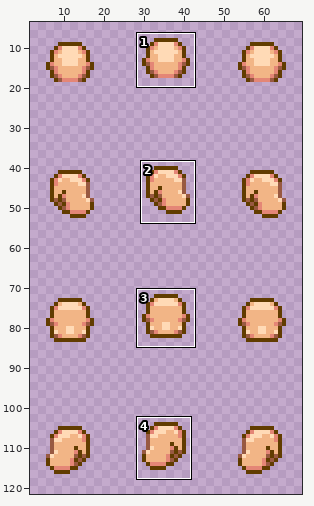
A sprite sheet gets an edit: spriteData/09/11.gif. Above: a wide view before the commit, with the close-up outlined.
Close-up. First the earlier version:
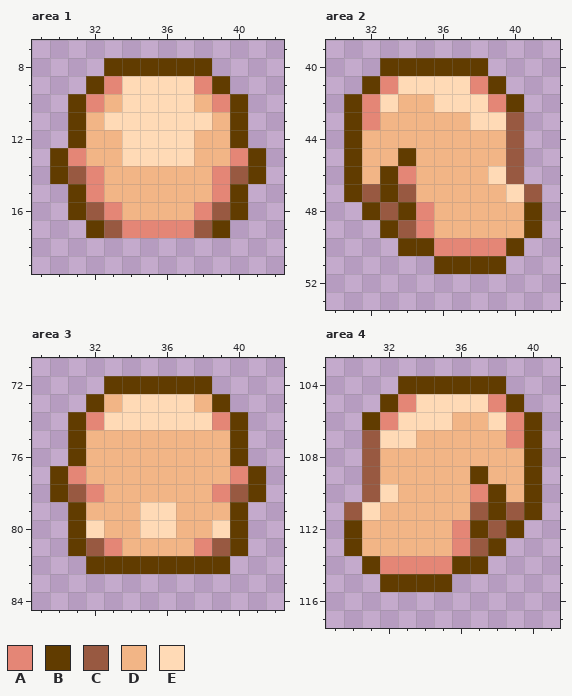
The file is 72x128 pixels. Colours within 5 levels of each other are drawn and written as one. Shown: area 1: x 29..42, y 7..19; area 2: x 30..42, y 39..53; area 3: x 29..42, y 71..84; area 4: x 29..41, y 103..117. The wide view leaves out empty margins. The commit also changed other parts of the picture, which this record leaves out.
Palette (. is transparent): A #e48676  B #613c00  C #985941  D #f2b586  E #ffdab6
Pixels before, area 1, first column x 30:
 8 ...BBBBBB...
 9 ..BAEEEEAB..
10 .BADEEEEDAB.
11 .BDEEEEEEDB.
12 .BDDEEEEDDB.
13 BADDEEEEDDAB
14 BCADDDDDDACB
15 .BADDDDDDAB.
16 .BCADDDDACB.
17 ..BCAAAACB..
Pixels before, area 2, first column x 31:
40 ..BBBBBB...
41 .BAEEEEAB..
42 BAEDDEEEAB.
43 BADDDDDEEC.
44 BDDDDDDDDC.
45 BDDBDDDDDC.
46 BDBADDDDEC.
47 BCBCDDDDDEC
48 .BCBADDDDDB
49 ..BCADDDDDB
50 ...BBAAAAB.
51 .....BBBB..
Pixels before, area 3, first column x 30:
72 ...BBBBBB...
73 ..BDEEEEDB..
74 .BAEEEEEEAB.
75 .BDDDDDDDDB.
76 .BDDDDDDDDB.
77 BADDDDDDDDAB
78 BCADDDDDDACB
79 .BDDDEEDDDB.
80 .BEDDEEDDEB.
81 .BCADDDDACB.
82 ..BBBBBBBB..
Pixels before, area 4, first column x 30:
104 ...BBBBBB..
105 ..BAEEEEAB.
106 .BAEEEDDEAB
107 .CEEDDDDDAB
108 .CDDDDDDDDB
109 .CDDDDDBDDB
110 .CEDDDDABDB
111 CEDDDDDCBCB
112 BDDDDDABCB.
113 BDDDDDACB..
114 .BAAAABB...
115 ..BBBB.....
New version:
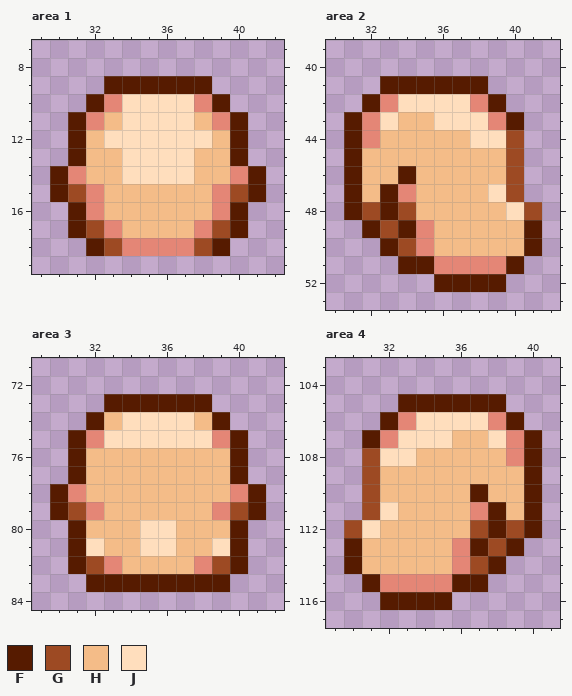
Colours new in this view: F #561b00  G #9d4a23  H #f4bc88  J #ffdebd
Changes in this commit:
Changed rows in their new state; - is an unchanged pixel.
Area 1:
first column x 30:
 8 ---......---
 9 --.FFFFFF.--
10 -.FAJJJJAF.-
11 -FAHJJJJHAF-
12 -FHJJJJJJHF-
13 .FHHJJJJHHF.
14 FAHHJJJJHHAF
15 FG-HHHHHH-GF
16 -FAHHHHHHAF-
17 -FGAHHHHAGF-
18 --FGAAAAGF--
Area 2:
first column x 31:
40 --......---
41 -.FFFFFF.--
42 .FAJJJJAF.-
43 F-JHHJJJAF-
44 FAHHHHHJJG-
45 FHHHHHHHHG-
46 FHHFHHHHHG-
47 FHFAHHHHJG.
48 FGFGHHHHHJG
49 -FGF-HHHHHF
50 --FGAHHHHHF
51 ---FFAAAAF-
52 -----FFFF--
Area 3:
first column x 30:
72 ---......---
73 --.FFFFFF.--
74 -.FHJJJJHF.-
75 -FAJJJJJJAF-
76 -FHHHHHHHHF-
77 .FHHHHHHHHF.
78 FAHHHHHHHHAF
79 FGAHHHHHHAGF
80 -FHHHJJHHHF-
81 -FJHHJJHHJF-
82 -FGAHHHHAGF-
83 --FFFFFFFF--
Area 4:
first column x 30:
104 ---......--
105 --.FFFFFF.-
106 -.FAJJJJAF.
107 -FAJJJHHJ-F
108 -GJJHHHHHAF
109 -GHHHHHHHHF
110 -GHHHHHFHHF
111 .GJHHHHAFHF
112 GJHHHHHGFGF
113 FHHHHH-FGF-
114 FHHHHHAGF--
115 -FAAAAFF---
116 --FFFF-----
